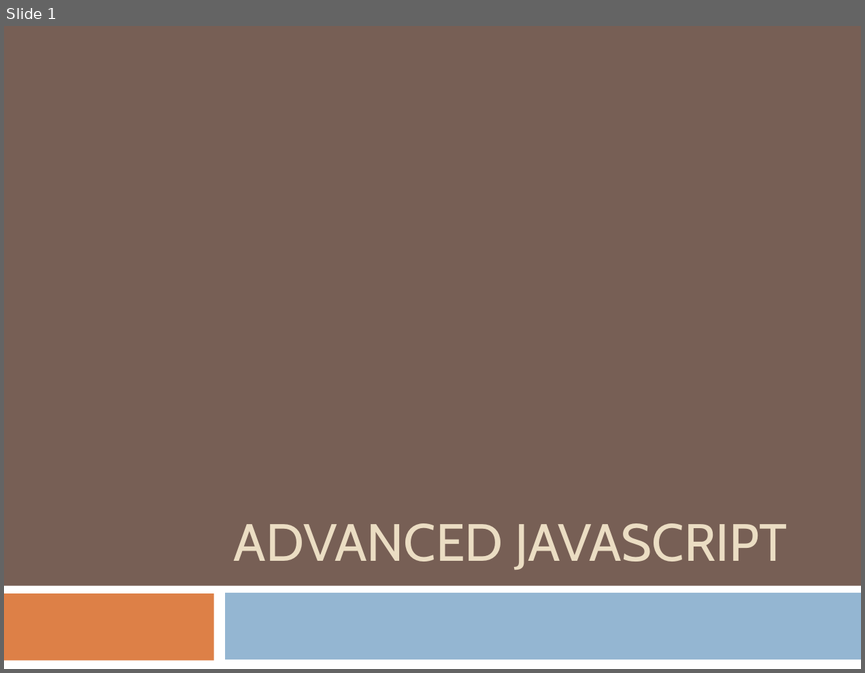
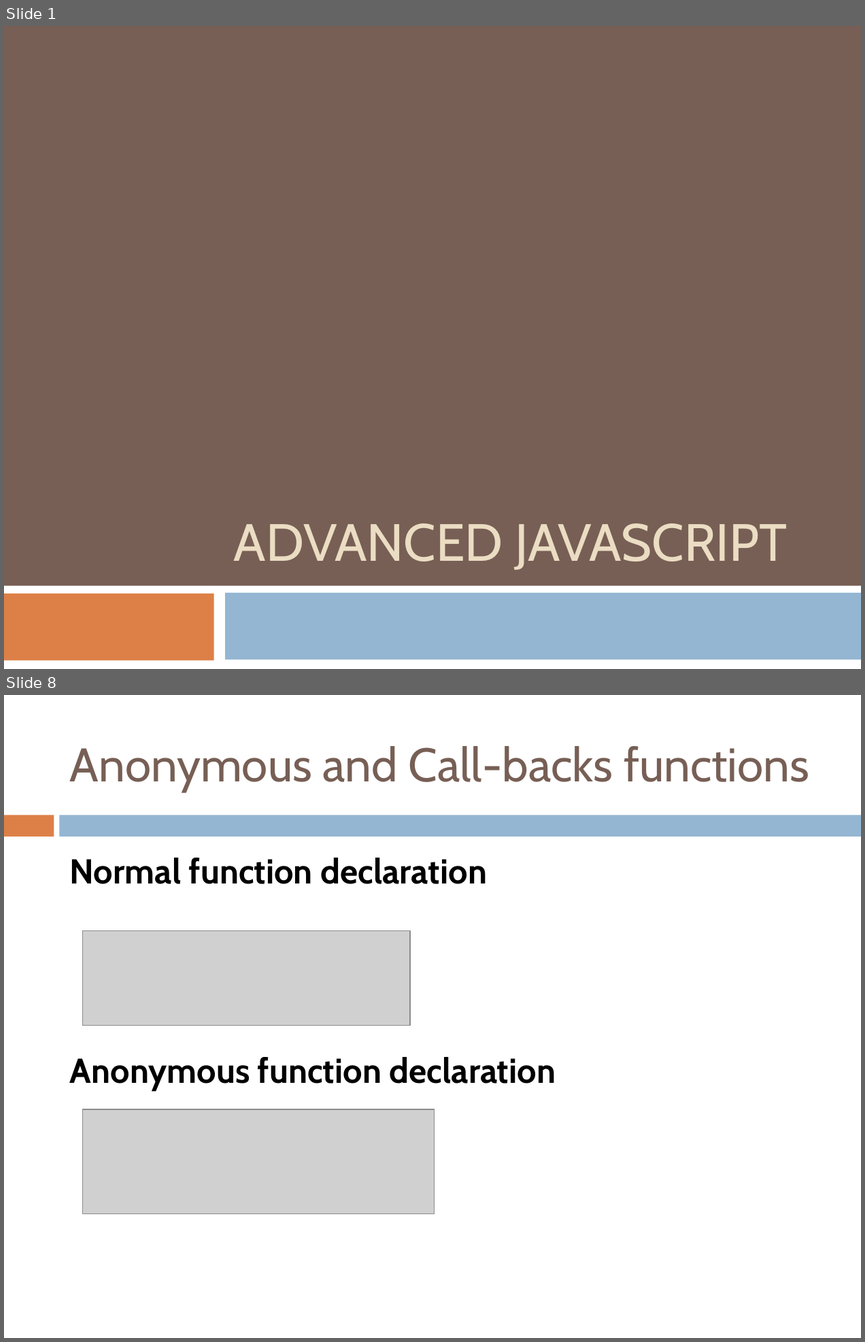
Before and after one commit to yedukondalurd/PPT, a slide deck: Advanced Javascript.pptx. Shown one above the other, each under a label of ours: slide 1 before the commit, slides 1 and 8 after it; the slides between them are not shown. The pictures are 865x673 and 865x1342 pixels, drawn with LibreOffice and Linux fonts; fonts in the diff are those of the drawing; grey boxes stand for pictures. Boxes give left, top, right and bottom in pixels: in the first picture for what was removed or moved away, otherwise in the second. Text is boxed around its words. In the diff, an @@ line names an element or a change of style, - is before the commit and + after.

```diff
--- a/Advanced Javascript.pptx
+++ b/Advanced Javascript.pptx
@@ slide 8 added at [4,695,861,1338], background #FFFFFF @@
@@ title added at [70,746,809,792], 39.6 pt, text #775F55 @@
+Anonymous and Call-backs functions
@@ rectangle added at [4,815,54,836], fill #DD8047 @@
@@ rectangle added at [60,815,861,836], fill #94B6D2 @@
@@ text added at [70,858,556,1090], 29 pt, text #000000, bold @@
+Normal function declaration
+Anonymous function declaration
@@ picture added at [83,930,410,1025] @@
@@ picture added at [83,1109,434,1213] @@
```
Also in this commit, not shown: 2 slides changed, 11 other slides added, 1 slide removed, 2 other files.
